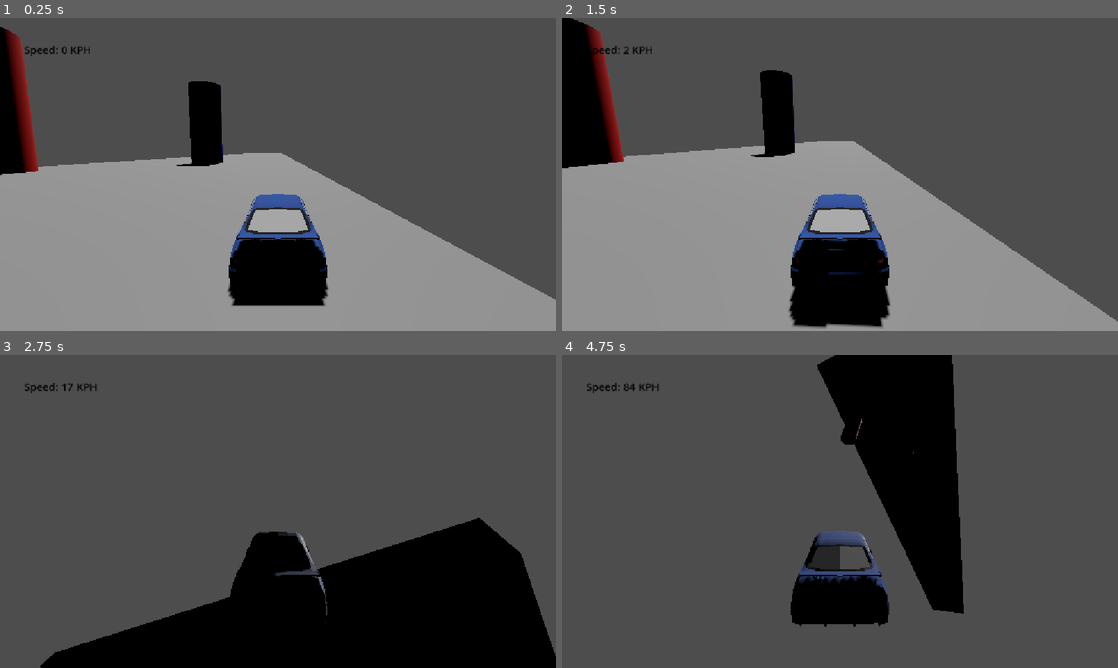
Above: before the commit, frames 1-4 (two rows, left to right).
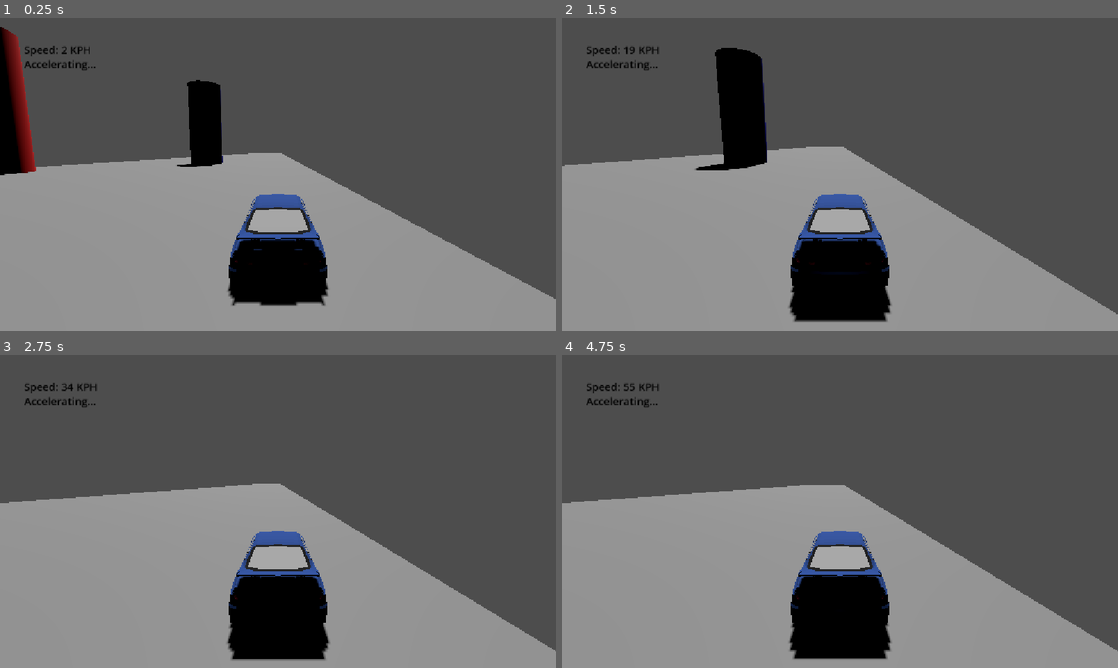
Above: after the commit, the same moments.

Repository: sjkillen/rat-race
Game: Godot game, scene res://Lucia.tscn
Same seed, same stepped clock (60 frames per second), same inputs: the game is played once before the commit and once after it.
Inputs:
- Up to frame 1 (0.25 s): no input
- Up to frame 2 (1.5 s): hold Right (ui_right) 0.53-1.28 s; hold Down (ui_down) from 1.28 s (still down)
- Up to frame 3 (2.75 s): release Down (ui_down) at 2.03 s; hold Right (ui_right) from 2.03 s (still down)
- Up to frame 4 (4.75 s): release Right (ui_right) at 2.78 s; hold Up (ui_up) 2.78-3.53 s; hold Left (ui_left) from 3.53 s (still down)

The runs differ from the first frame. In frame 1, 1.2% of the frame differs, in the area x 0-100%, y 2-93%; in frame 2, 10%; in frame 3, 45%; in frame 4, 52%, in the area x 0-100%, y 0-100%.

Commit message:
Added speed thresholds and auto-start

Diff:
--- a/Lucia.tscn
+++ b/Lucia.tscn
@@ -93,3 +93,12 @@
 offset_bottom = 73.0
 theme_override_colors/font_color = Color(0, 0, 0, 1)
 text = "Speed: 0 KMH"
+
+[node name="SpeedStatus" type="Label" parent="UI" unique_id=569671141]
+layout_mode = 0
+offset_left = 50.0
+offset_top = 80.0
+offset_right = 187.0
+offset_bottom = 111.0
+theme_override_colors/font_color = Color(0, 0, 0, 1)
+text = "Accelerating!"
--- a/player.gd
+++ b/player.gd
@@ -1,9 +1,9 @@
 extends VehicleBody3D
 
 
-const MAX_STEER = 0.8 # 45 degrees limit on turn
+const MAX_STEER = 0.8  # 45 degrees limit on turn
 const ENGINE_POWER = 300
-var up_to_speed = false
+var up_to_speed = false  # When true, allows player to die when below threshold
 
 
 # Called when the node enters the scene tree for the first time.
@@ -15,26 +15,36 @@
 
 # Called every frame. 'delta' is the elapsed time since the previous frame.
 func _process(delta: float) -> void:
+
 	# Gradually steers car towards in desired direction
 	steering = move_toward(steering, Input.get_axis("ui_right", "ui_left") * MAX_STEER, delta * 2.5)
-	# Propel car forward
+	# Player propels car forward
 	engine_force = Input.get_axis("ui_down", "ui_up") * ENGINE_POWER
-
-func _physics_process(delta: float) -> void:
 
 	# Gets speed of car as int
 	var fwd_mps = roundi(linear_velocity.length())
 
 	# Updates speedometer
+	# TODO: Getting the node every frame is inefficient, no? Fix
 	get_node("../UI/Speedometer").text = "Speed: %s KPH" % fwd_mps
 
-	if fwd_mps >= 50 and up_to_speed == false:
+	# Automatically accelerate the player into a safe speed
+	# TODO: Figure out how to disable/re-enable inputs properly during the acceleration phase instead of killing the forces
+	if fwd_mps <= 60 and up_to_speed == false:
+		# Disable the controls
+		engine_force = 0.0
+		steering = 0.0
+		get_node("../UI/SpeedStatus").text = "Accelerating..."
+		apply_force(Vector3.MODEL_FRONT * ENGINE_POWER * 2)
+
+	# Once up to speed, change the flag and allow player to accelerate at will
+	if fwd_mps >= 60 and up_to_speed == false:
 		up_to_speed = true
-		print("Up to Speed!!")
+		get_node("../UI/SpeedStatus").text = "Up to Speed!"
 
 	# Destroys car if player falls below threshold speed.
 	if fwd_mps < 50 and up_to_speed == true:
 		destroy_car()
 
 func destroy_car() -> void:
-	print("Too Slow!")
+	get_node("../UI/SpeedStatus").text = "Too Slow!"
